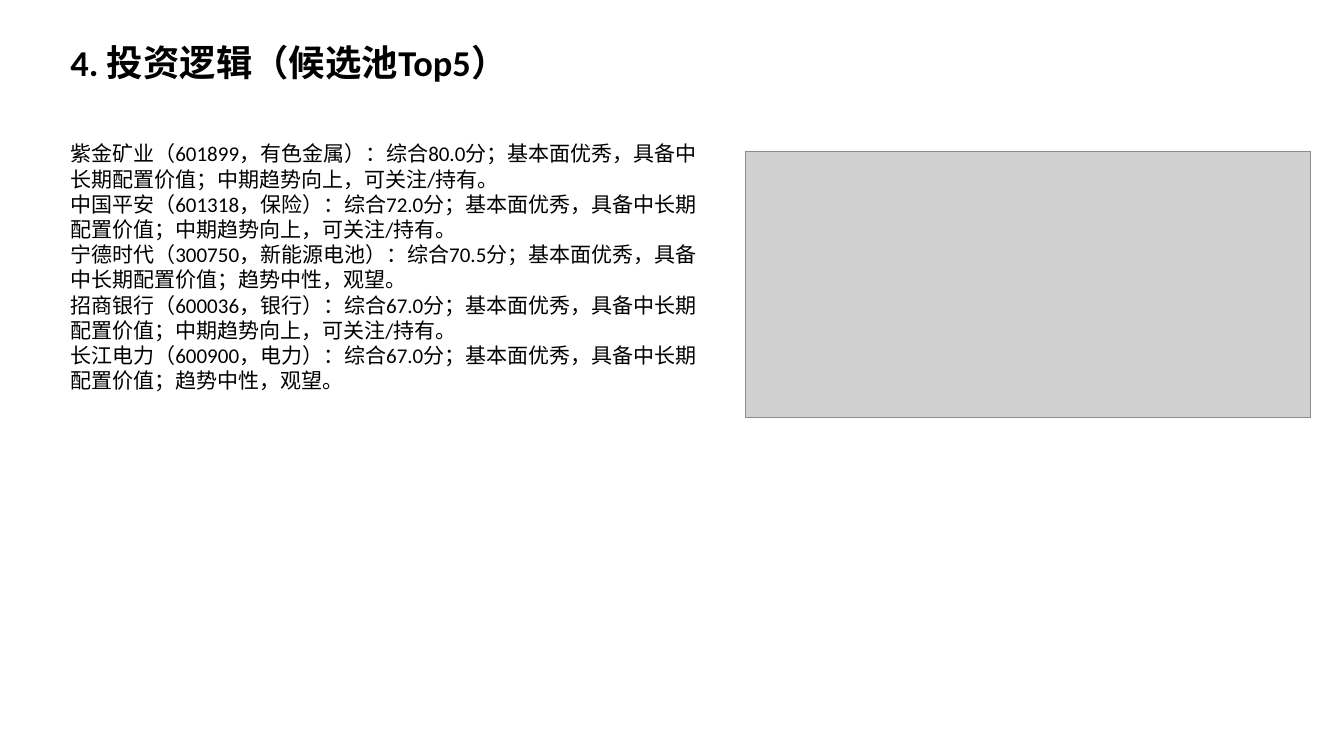
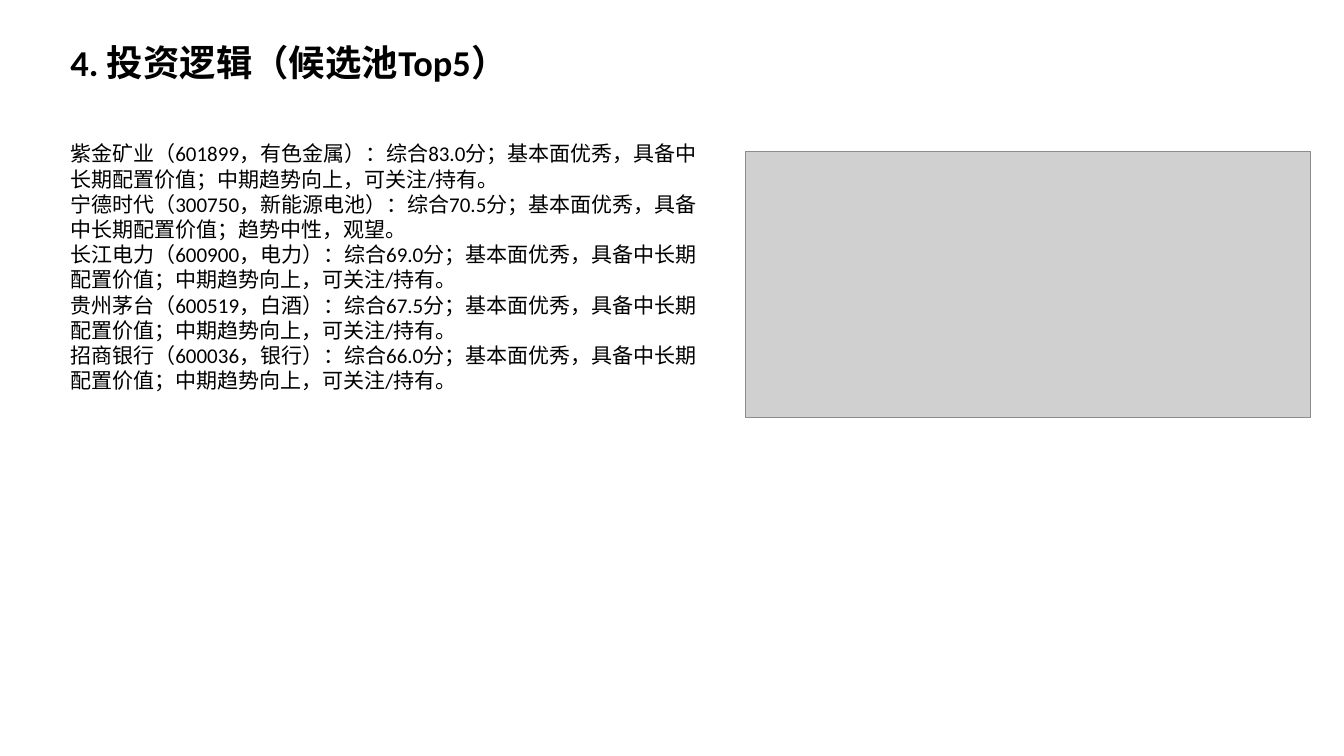
Before and after one commit to Albertdev12/pbl-workflow, a slide deck: slide 5 of outputs/12_中期路演.pptx. Drawn at 1344x756 pixels with LibreOffice and Linux fonts; fonts in the diff are those of the drawing; grey boxes stand for pictures. Boxes give left, top, right and bottom in pixels: in the first picture for what was removed or moved away, otherwise in the second. Text is boxed around its words. In the diff, an @@ line names an element or a change of style, - is before the commit and + after.

```diff
--- a/outputs/12_中期路演.pptx
+++ b/outputs/12_中期路演.pptx
@@ text at [70, 143, 696, 190]: text changed @@
-紫金矿业（601899，有色金属）：综合80.0分；基本面优秀，具备中长期配置价值；中期趋势向上，可关注/持有。
-中国平安（601318，保险）：综合72.0分；基本面优秀，具备中长期配置价值；中期趋势向上，可关注/持有。
+紫金矿业（601899，有色金属）：综合83.0分；基本面优秀，具备中长期配置价值；中期趋势向上，可关注/持有。
@@ text at [70, 244, 696, 391]: text changed @@
-招商银行（600036，银行）：综合67.0分；基本面优秀，具备中长期配置价值；中期趋势向上，可关注/持有。
-长江电力（600900，电力）：综合67.0分；基本面优秀，具备中长期配置价值；趋势中性，观望。
+长江电力（600900，电力）：综合69.0分；基本面优秀，具备中长期配置价值；中期趋势向上，可关注/持有。
+贵州茅台（600519，白酒）：综合67.5分；基本面优秀，具备中长期配置价值；中期趋势向上，可关注/持有。
+招商银行（600036，银行）：综合66.0分；基本面优秀，具备中长期配置价值；中期趋势向上，可关注/持有。
```
Also in this commit, not shown: 3 other slides changed, 46 other files.
